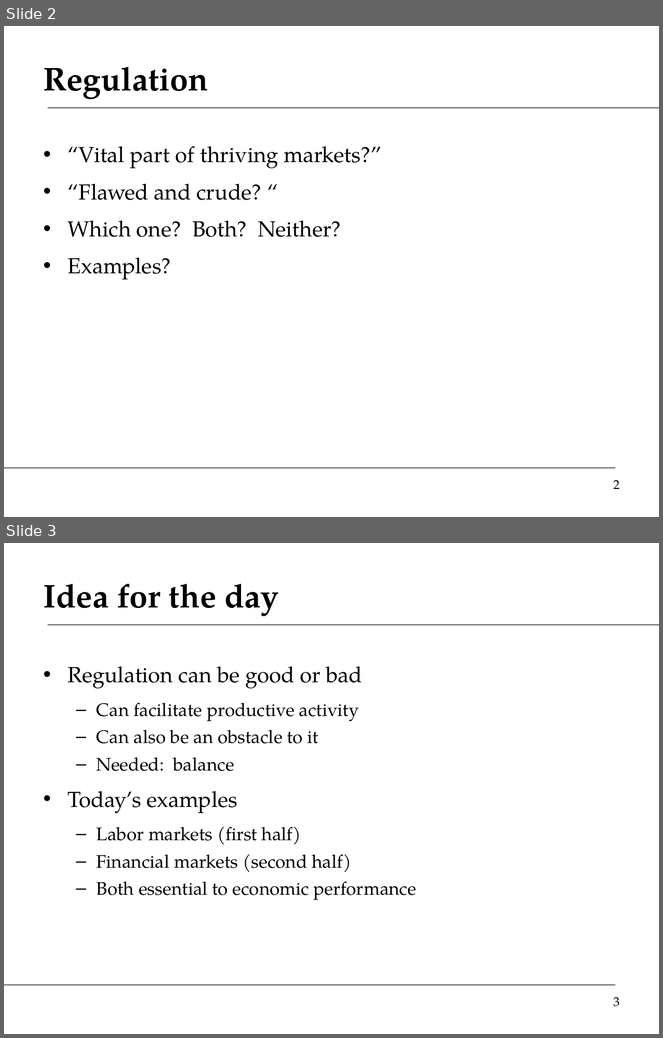
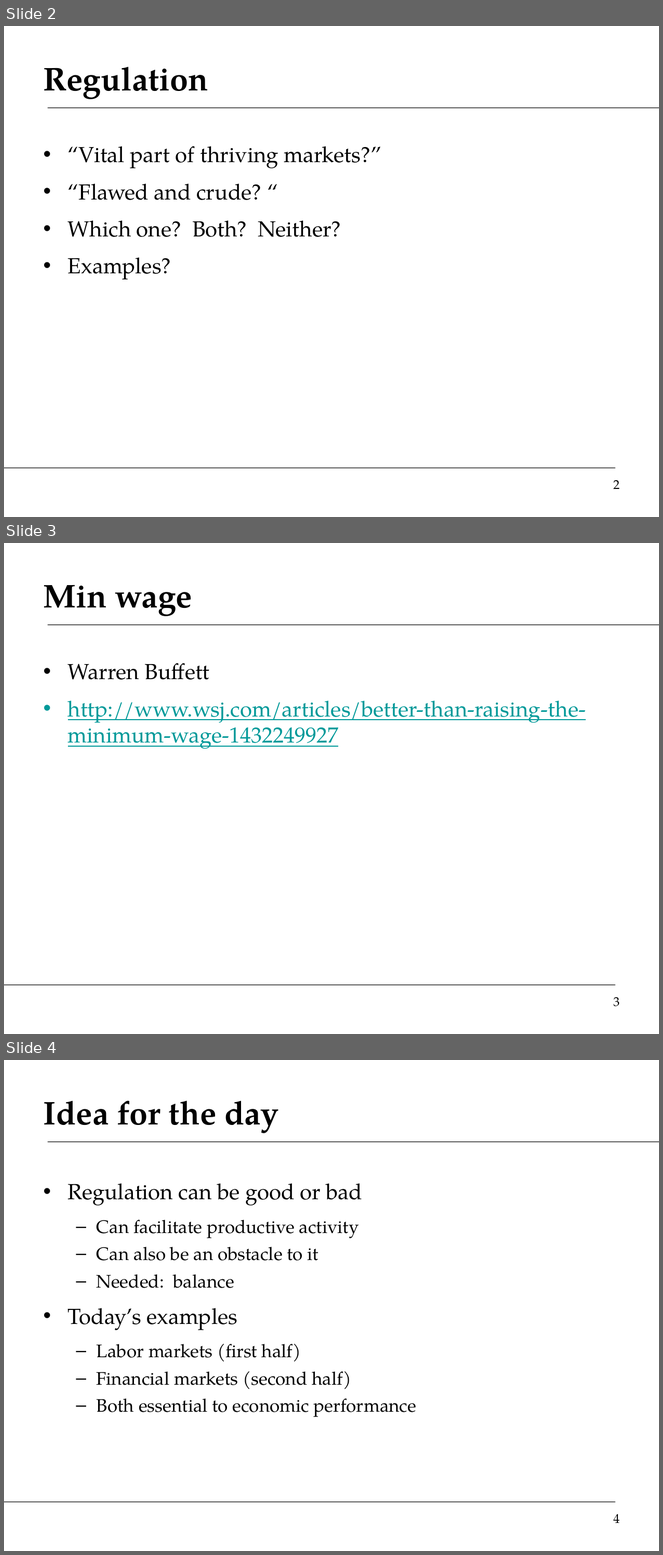
Before and after one commit to DaveBackus/Global_Economy, a slide deck: Slides/slides_labcap_f14.pptx. Shown one above the other, each under a label of ours: slides 2 and 3 before the commit, slides 2, 3 and 4 after it. The pictures are 663x1038 and 663x1555 pixels, drawn with LibreOffice and Linux fonts; fonts in the diff are those of the drawing. Boxes give left, top, right and bottom in pixels: in the first picture for what was removed or moved away, otherwise in the second. Text is boxed around its words. In the diff, an @@ line names an element or a change of style, - is before the commit and + after.

```diff
--- a/Slides/slides_labcap_f14.pptx
+++ b/Slides/slides_labcap_f14.pptx
@@ slide 3 added at [4,543,659,1034], background #FFFFFF; not listed: 2 template elements that a slide beside it also shows @@
@@ title added at [44,585,192,616], 36 pt, text #000000, bold @@
+Min wage
@@ text added at [68,663,586,749], 24 pt, text #009999, underline @@
+• Warren Buffett
+• http://www.wsj.com/articles/better-than-raising-the-minimum-wage-1432249927
@@ page number added at [613,997,620,1007], 14 pt, text #000000 @@
+3
@@ what was slide 3 is now slide 4 @@
@@ page number at [613,1514,620,1523]: text changed @@
-3
+4
```
Also in this commit, not shown: 1 other slide added, 23 other files.
